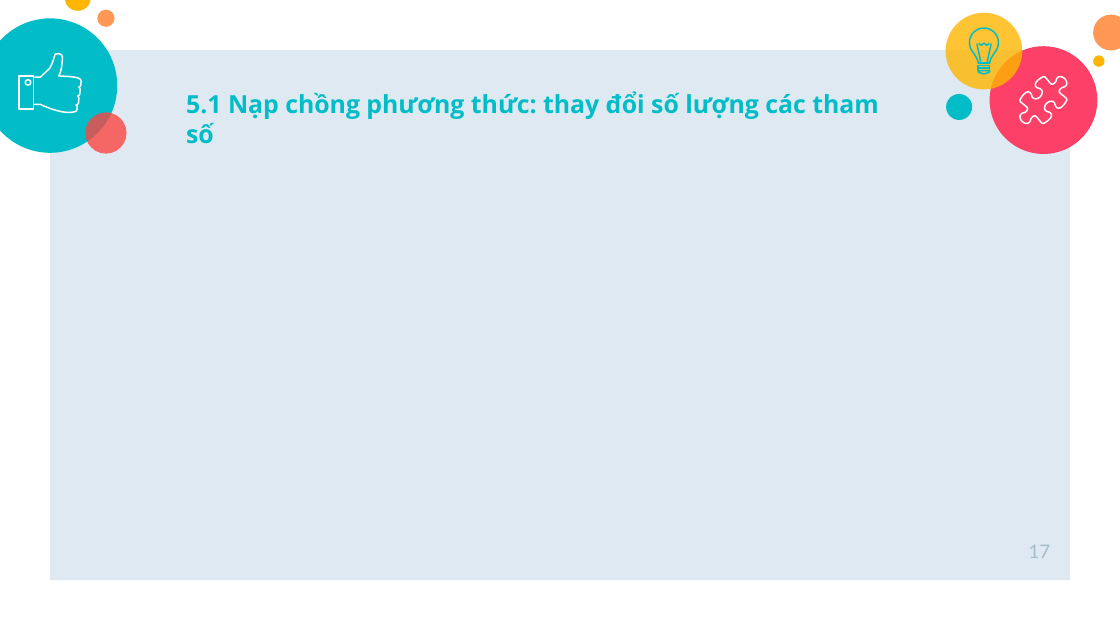
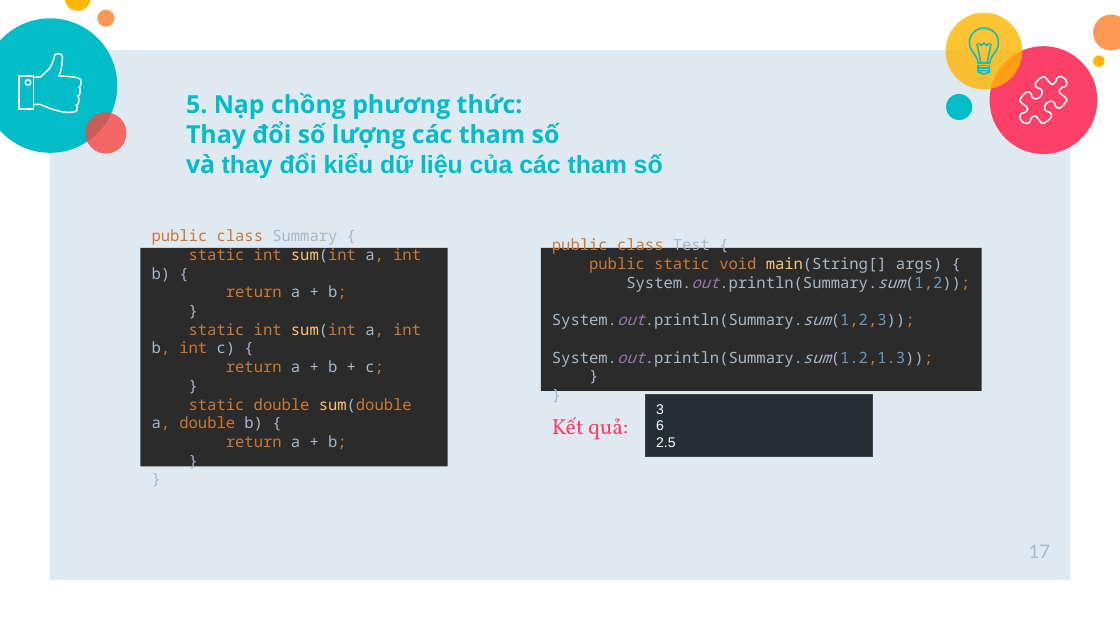
Before and after one commit to SonJava10Rikkei/Demo_Polymorphism-master2, a slide deck: slide 17 of Slide-Polymorphism-master.pptx. Drawn at 1120x630 pixels with LibreOffice and Linux fonts; fonts in the diff are those of the drawing. Boxes give left, top, right and bottom in pixels: in the first picture for what was removed or moved away, otherwise in the second. Text is boxed around its words. In the diff, an @@ line names an element or a change of style, - is before the commit and + after.

```diff
--- a/Slide-Polymorphism-master.pptx
+++ b/Slide-Polymorphism-master.pptx
@@ text at [186,92,663,178]: text changed @@
-5.1 Nạp chồng phương thức: thay đổi số lượng các tham số
+5. Nạp chồng phương thức:
+Thay đổi số lượng các tham số
+và thay đổi kiểu dữ liệu của các tham số
@@ rectangle added at [140,248,447,466], fill #2B2B2B, 10 pt, text #CC7832 @@
+public class Summary {
+static int sum(int a, int b) {
+return a + b;
+}
+static int sum(int a, int b, int c) {
+return a + b + c;
+}
+static double sum(double a, double b) {
+return a + b;
+}
+}
@@ rectangle added at [541,248,982,391], fill #2B2B2B, 10 pt, text #A9B7C6 @@
+public class Test {
+public static void main(String[] args) {
+System.out.println(Summary.sum(1,2));
+System.out.println(Summary.sum(1,2,3));
+System.out.println(Summary.sum(1.2,1.3));
+}
+}
@@ text added at [552,417,628,440], 14 pt, text #FC4067 @@
+Kết quả:
@@ rectangle added at [645,394,872,457], fill #252E32, outline #38454C 0.75 pt, 9 pt, text #FFFFFF @@
+3
+6
+2.5
```
Also in this commit, not shown: 5 other slides changed, 2 slides added, 6 slides removed, 2 other files.
